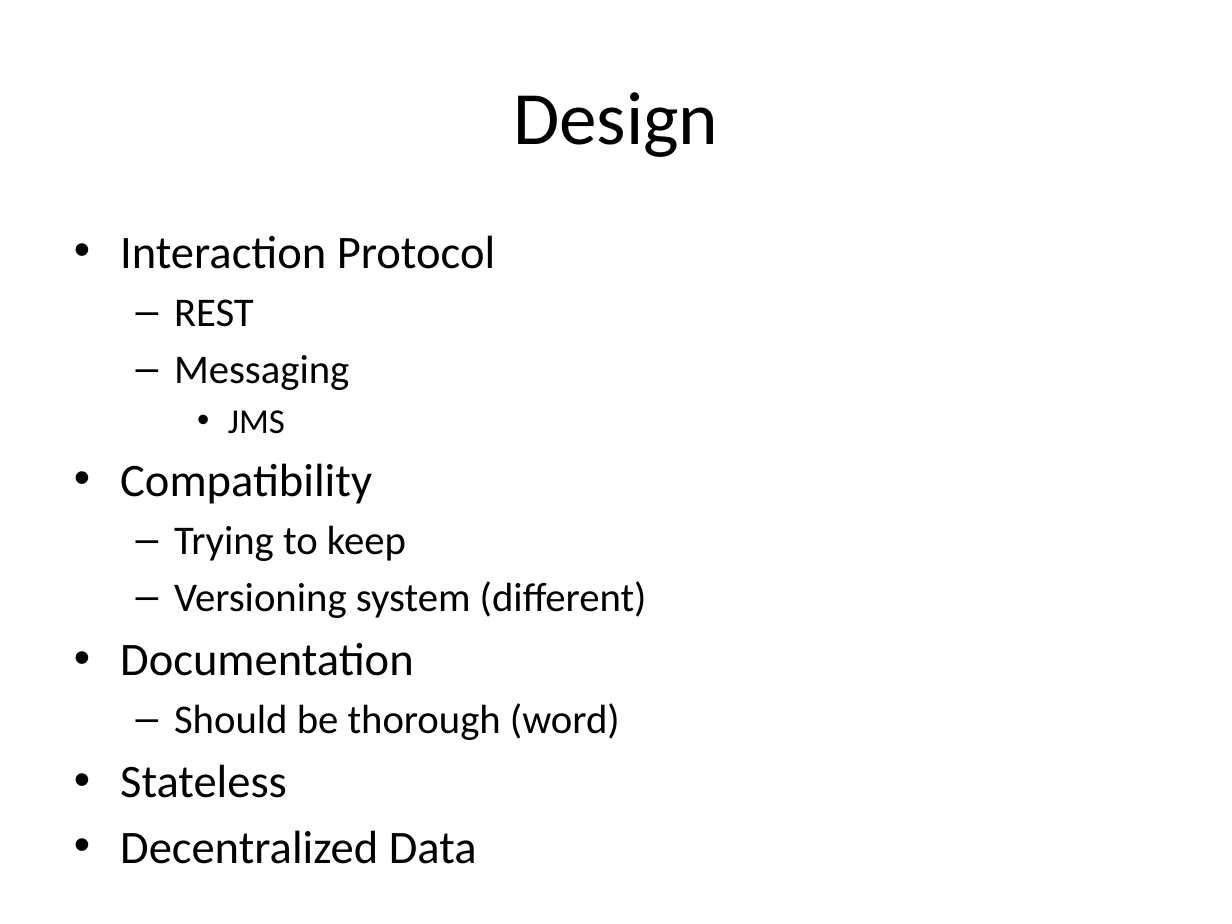
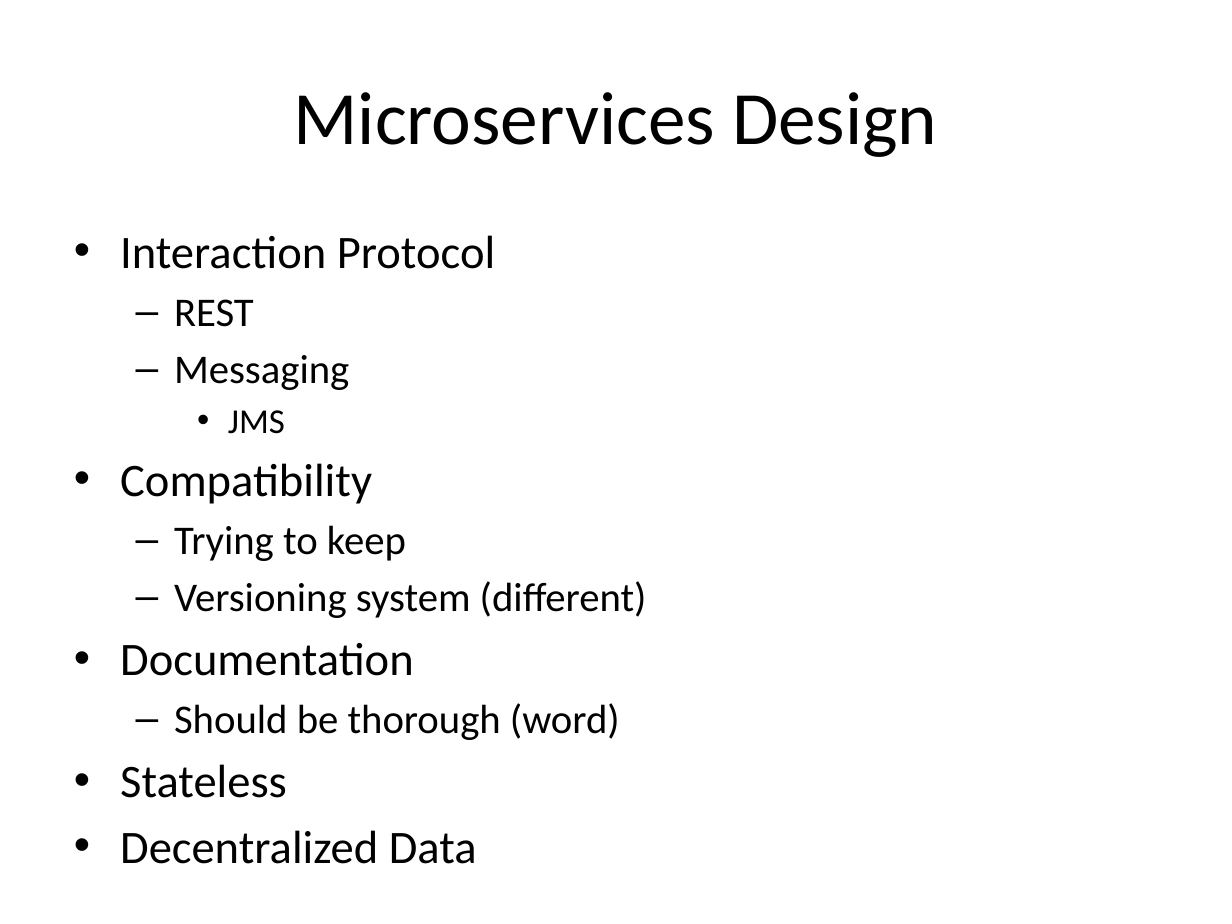
Before and after one commit to vitali-kviatkouski/personal, a slide deck: slide 5 of Microservices.pptx (slide 3 before the commit). Drawn at 1232x924 pixels with LibreOffice and Linux fonts; fonts in the diff are those of the drawing. Boxes give left, top, right and bottom in pixels: in the first picture for what was removed or moved away, otherwise in the second. Text is boxed around its words. In the diff, an @@ line names an element or a change of style, - is before the commit and + after.

```diff
--- a/Microservices.pptx
+++ b/Microservices.pptx
@@ title at (293,92,937,157): text changed @@
-Design
+Microservices Design
```
Also in this commit, not shown: 3 other slides changed, 5 slides added, 1 slide removed, 1 other file.
